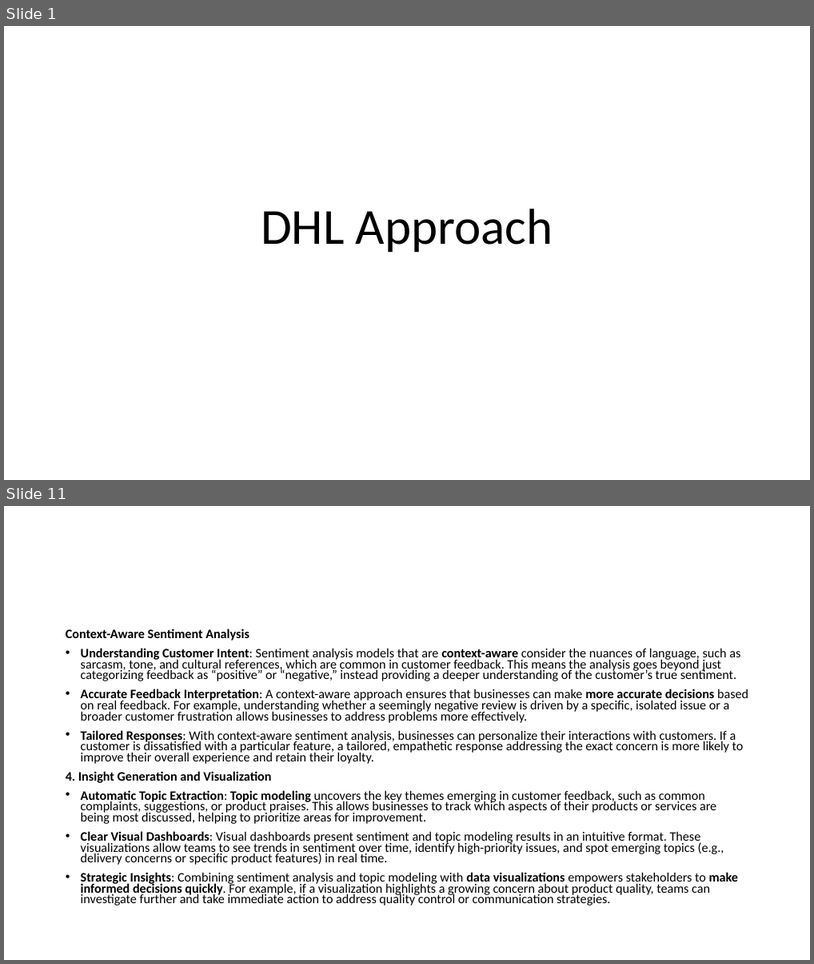
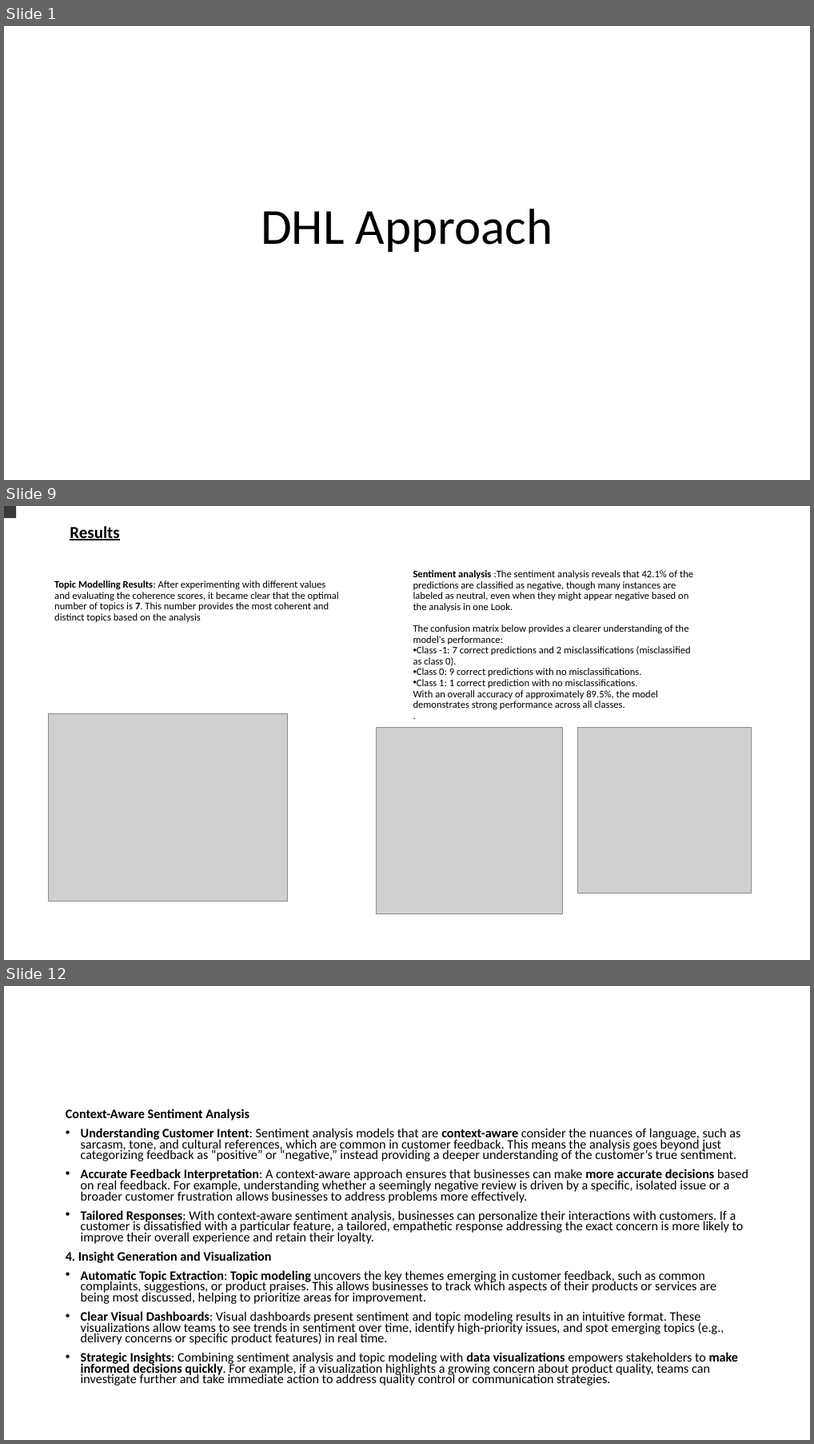
Before and after one commit to ShiviV/DHL-Sentiment-and-Topic-modelling, a slide deck: DHL Approach.pptm. Shown one above the other, each under a label of ours: slides 1 and 11 before the commit, slides 1, 9 and 12 after it; the slides between them are not shown. The pictures are 814x964 and 814x1444 pixels, drawn with LibreOffice and Linux fonts; fonts in the diff are those of the drawing; grey boxes stand for pictures. Boxes give left, top, right and bottom in pixels: in the first picture for what was removed or moved away, otherwise in the second. Text is boxed around its words. In the diff, an @@ line names an element or a change of style, - is before the commit and + after.

```diff
--- a/DHL Approach.pptm
+++ b/DHL Approach.pptm
@@ slide 9 added at (4, 506, 810, 960), background #FFFFFF @@
@@ rectangle added at (4, 506, 16, 518), fill #383838 @@
@@ text added at (70, 526, 120, 540), 20 pt, text #000000, bold, underline @@
+Results
@@ text added at (414, 570, 694, 709), 12 pt, text #000000 @@
+Sentiment analysis :The sentiment analysis reveals that 42.1% of the predictions are classified as negative, though many instances are labeled as neutral, even when they might appear negative based on the analysis in one Look.
+The confusion matrix below provides a clearer understanding of the model's performance:
+• Class -1: 7 correct predictions and 2 misclassifications (misclassified as class 0).
+• Class 0: 9 correct predictions with no misclassifications.
+• Class 1: 1 correct prediction with no misclassifications.
+With an overall accuracy of approximately 89.5%, the model demonstrates strong performance across all classes.
+.
@@ title added at (54, 580, 339, 622), 12 pt, text #000000 @@
+Topic Modelling Results: After experimenting with different values and evaluating the coherence scores, it became clear that the optimal number of topics is 7. This number provides the most coherent and distinct topics based on the analysis
@@ picture added at (49, 714, 288, 900) @@
@@ picture added at (377, 728, 563, 914) @@
@@ picture added at (578, 728, 752, 892) @@
@@ what was slide 11 is now slide 12 @@
```
Also in this commit, not shown: 6 slides changed, 2 other slides added, 2 slides removed.
